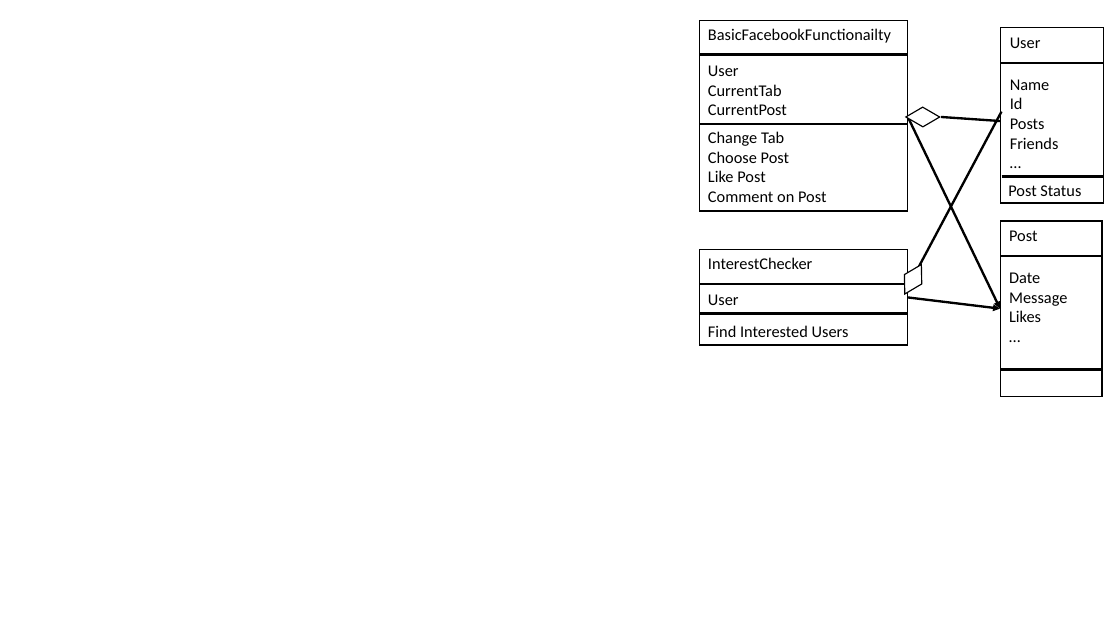
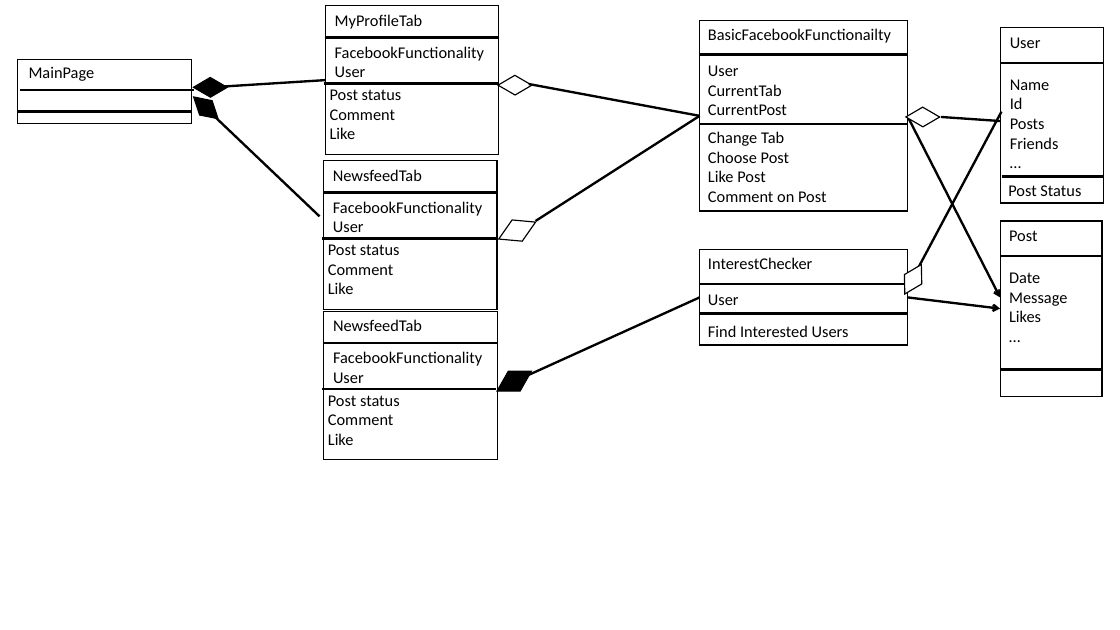
Before and after one commit to nihohit/Design-Pattern-HW, a slide deck: slide 4 of ex01/sequence diagrams.pptx. Drawn at 1120x630 pixels with LibreOffice and Linux fonts; fonts in the diff are those of the drawing. Boxes give left, top, right and bottom in pixels: in the first picture for what was removed or moved away, otherwise in the second. Text is boxed around its words. In the diff, an @@ line names an element or a change of style, - is before the commit and + after.

```diff
--- a/ex01/sequence diagrams.pptx
+++ b/ex01/sequence diagrams.pptx
@@ parallelogram added at (194, 73, 227, 102), fill #000000, outline #000000 1 pt @@
@@ line added from (217, 87) to (325, 80), #000000 2 pt @@
@@ group added at (324, 6, 499, 155): 3 texts, 2 lines, 1 rectangle @@
+MyProfileTab
+FacebookFunctionality
+User
+Post status
+Comment
+Like
@@ parallelogram added at (499, 70, 532, 100), fill #FFFFFF, outline #000000 1 pt @@
@@ line added from (528, 84) to (700, 116), #000000 2 pt @@
@@ group added at (18, 60, 194, 124): 2 lines, 1 rectangle, 1 text @@
+MainPage
@@ parallelogram added at (194, 92, 218, 124), fill #000000, outline #000000 1 pt @@
@@ line added from (209, 112) to (319, 217), #000000 2 pt @@
@@ line added from (536, 221) to (700, 116), #000000 2 pt @@
@@ arrow moved from (907, 116) - (1001, 308) to (907, 116) - (1001, 297) @@
@@ arrow (907, 116) - (1001, 297): arrowheads changed @@
@@ group added at (323, 161, 497, 310): 3 texts, 2 lines, 1 rectangle @@
+NewsfeedTab
+FacebookFunctionality
+User
+Post status
+Comment
+Like
@@ parallelogram added at (499, 219, 536, 242), fill #FFFFFF, outline #000000 1 pt @@
@@ line added from (521, 379) to (700, 297), #000000 2 pt @@
@@ arrow (907, 297) - (1001, 308): arrowheads changed @@
@@ group added at (323, 312, 497, 460): 3 texts, 2 lines, 1 rectangle @@
+NewsfeedTab
+FacebookFunctionality
+User
+Post status
+Comment
+Like
@@ parallelogram added at (497, 371, 532, 392), fill #000000, outline #000000 1 pt @@
```
Also in this commit, not shown: 4 other files.
